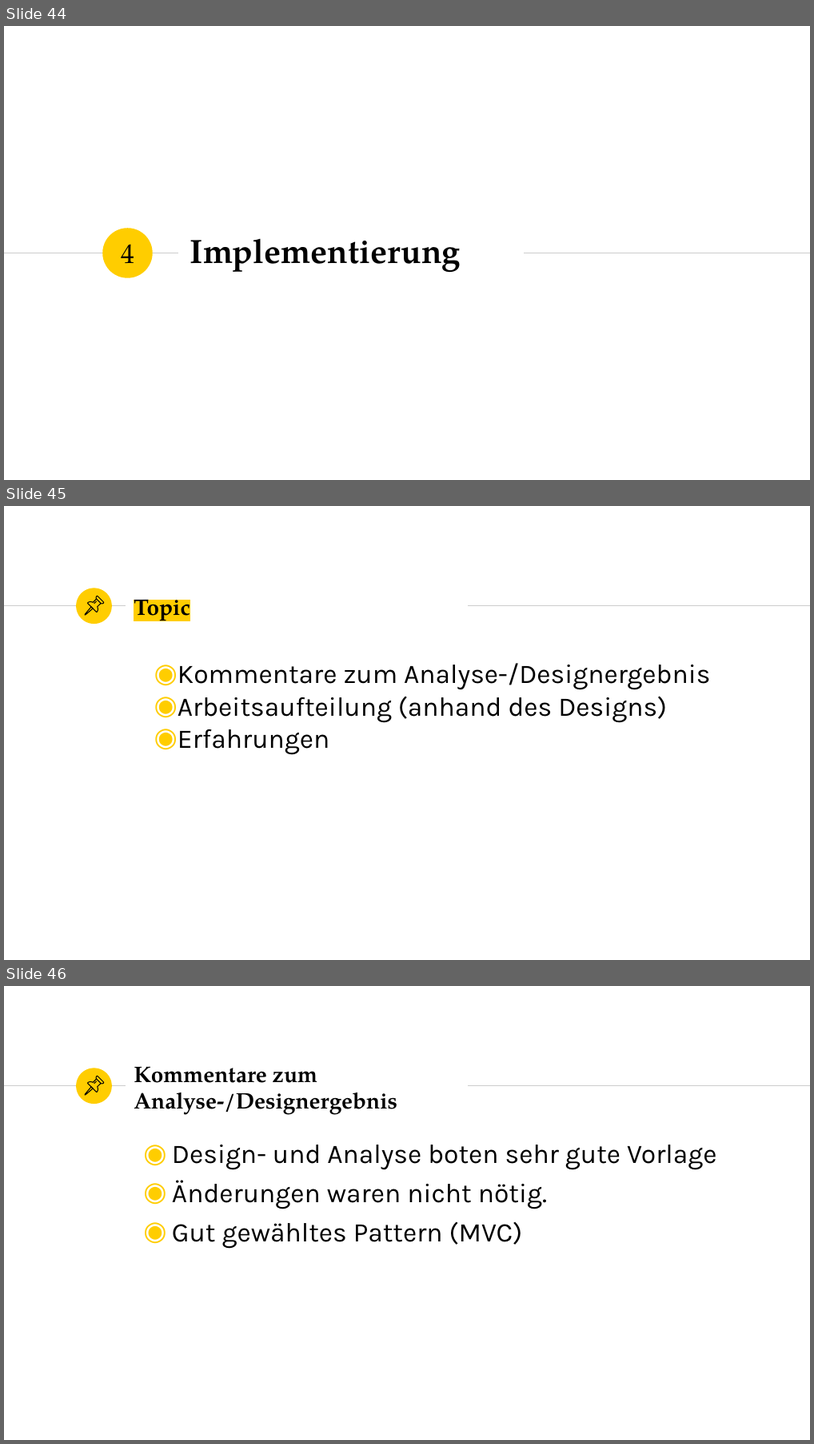
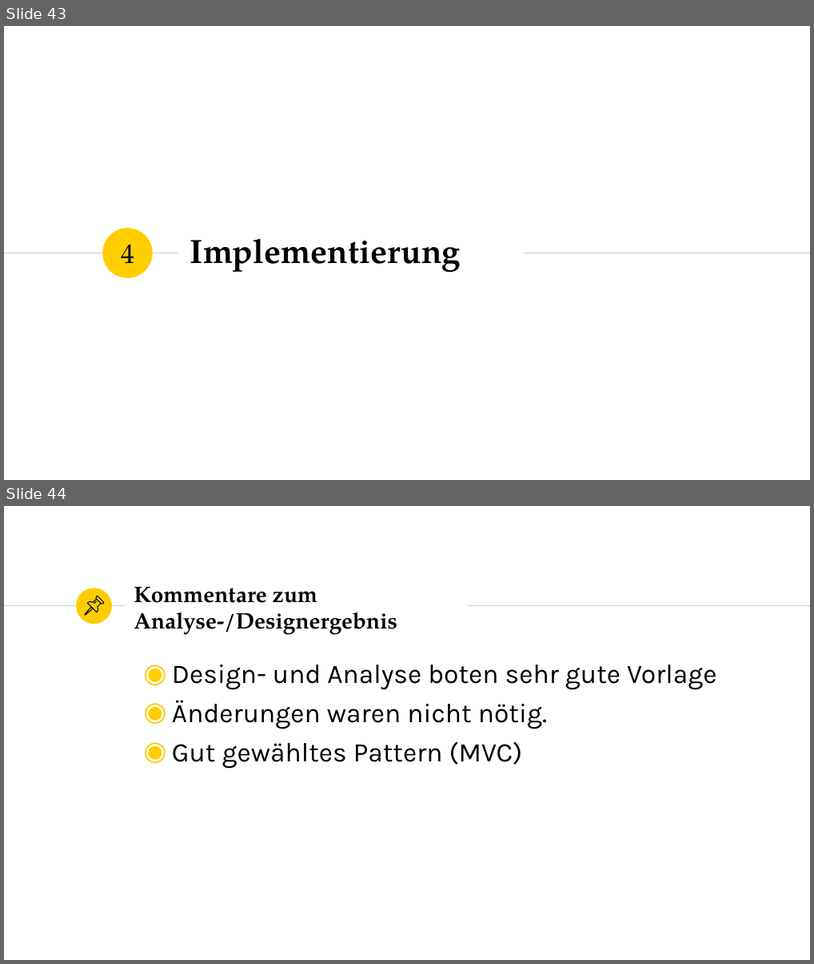
Before and after one commit to marcelherd/OOT-Projekt, a slide deck: Presentation/Presentation.pptx. Shown one above the other, each under a label of ours: slides 44, 45 and 46 before the commit, slides 43 and 44 after it. The pictures are 814x1444 and 814x964 pixels, drawn with LibreOffice and Linux fonts; fonts in the diff are those of the drawing. Boxes give left, top, right and bottom in pixels: in the first picture for what was removed or moved away, otherwise in the second. Text is boxed around its words. In the diff, an @@ line names an element or a change of style, - is before the commit and + after.

Commit message:
Topic Slides deleted

```diff
--- a/Presentation/Presentation.pptx
+++ b/Presentation/Presentation.pptx
@@ slide 45 removed at (4, 506, 810, 960), background #FFFFFF; not listed: 3 template elements that a slide beside it also shows @@
@@ group removed at (85, 596, 103, 615): 4 freeform shapes @@
@@ title removed at (134, 592, 190, 624) @@
-Topic
@@ text removed at (178, 663, 710, 755) @@
-◉ Kommentare zum Analyse-/Designergebnis
-◉ Arbeitsaufteilung (anhand des Designs)
-◉ Erfahrungen
@@ what was slide 44 is now slide 43 @@
@@ what was slide 46 is now slide 44 @@
```
Also in this commit, not shown: 2 other slides removed.
